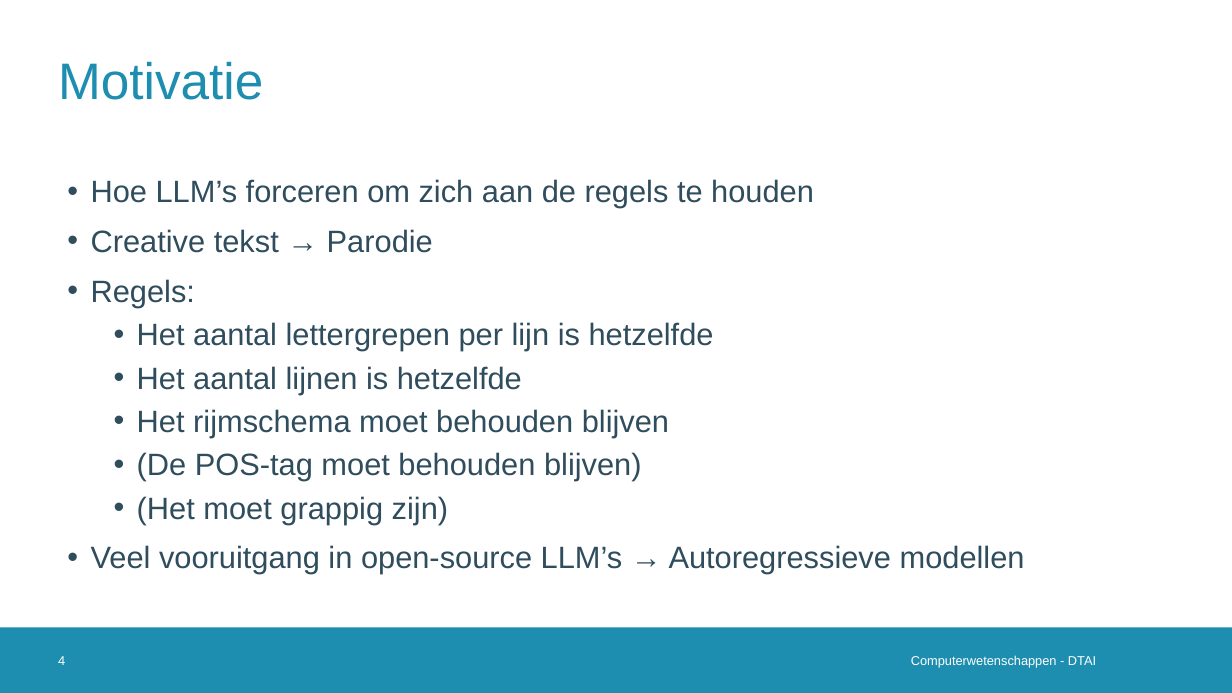
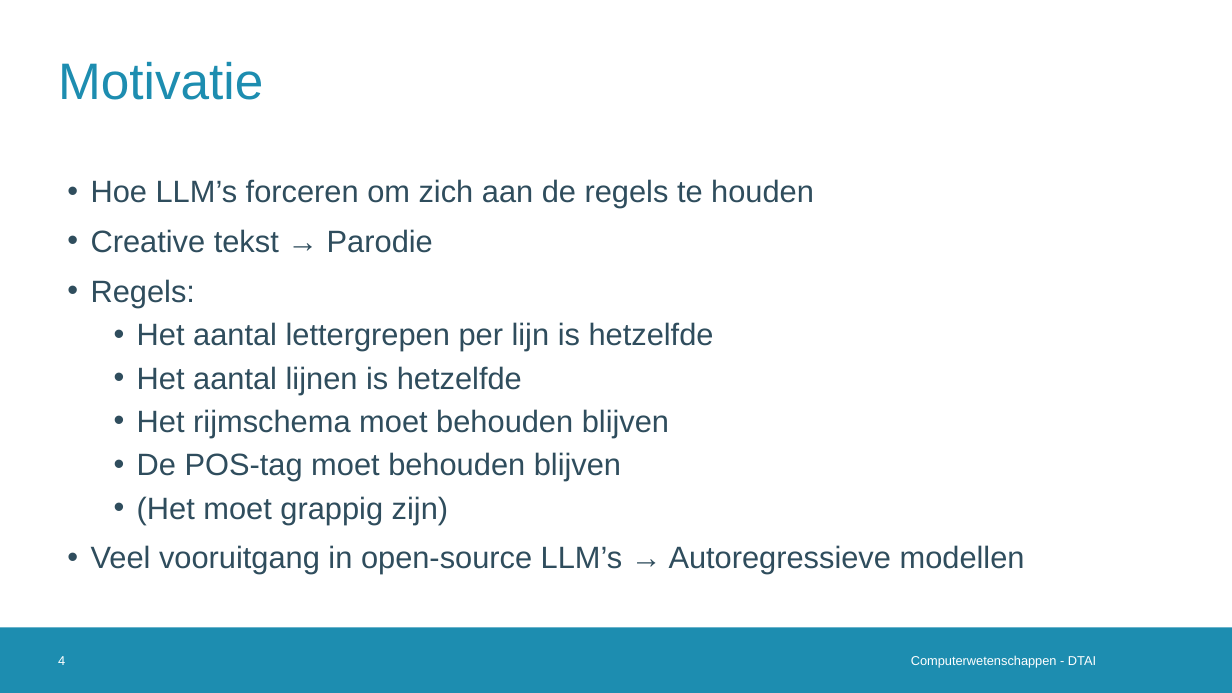
Before and after one commit to Alintermans/Thesis, a slide deck: slide 4 of Presentations/Third Intermediate Presentation/Presentation.pptx. Drawn at 1232x693 pixels with LibreOffice and Linux fonts; fonts in the diff are those of the drawing; background and template pictures are left out. Boxes give left, top, right and bottom in pixels: in the first picture for what was removed or moved away, otherwise in the second. Text is boxed around its words. In the diff, an @@ line names an element or a change of style, - is before the commit and + after.

```diff
--- a/Presentations/Third Intermediate Presentation/Presentation.pptx
+++ b/Presentations/Third Intermediate Presentation/Presentation.pptx
@@ text at (137,452,621,481): text changed @@
-  • (De POS-tag moet behouden blijven)
+  • De POS-tag moet behouden blijven
```
Also in this commit, not shown: 1 other slide changed, 7 slides added.
